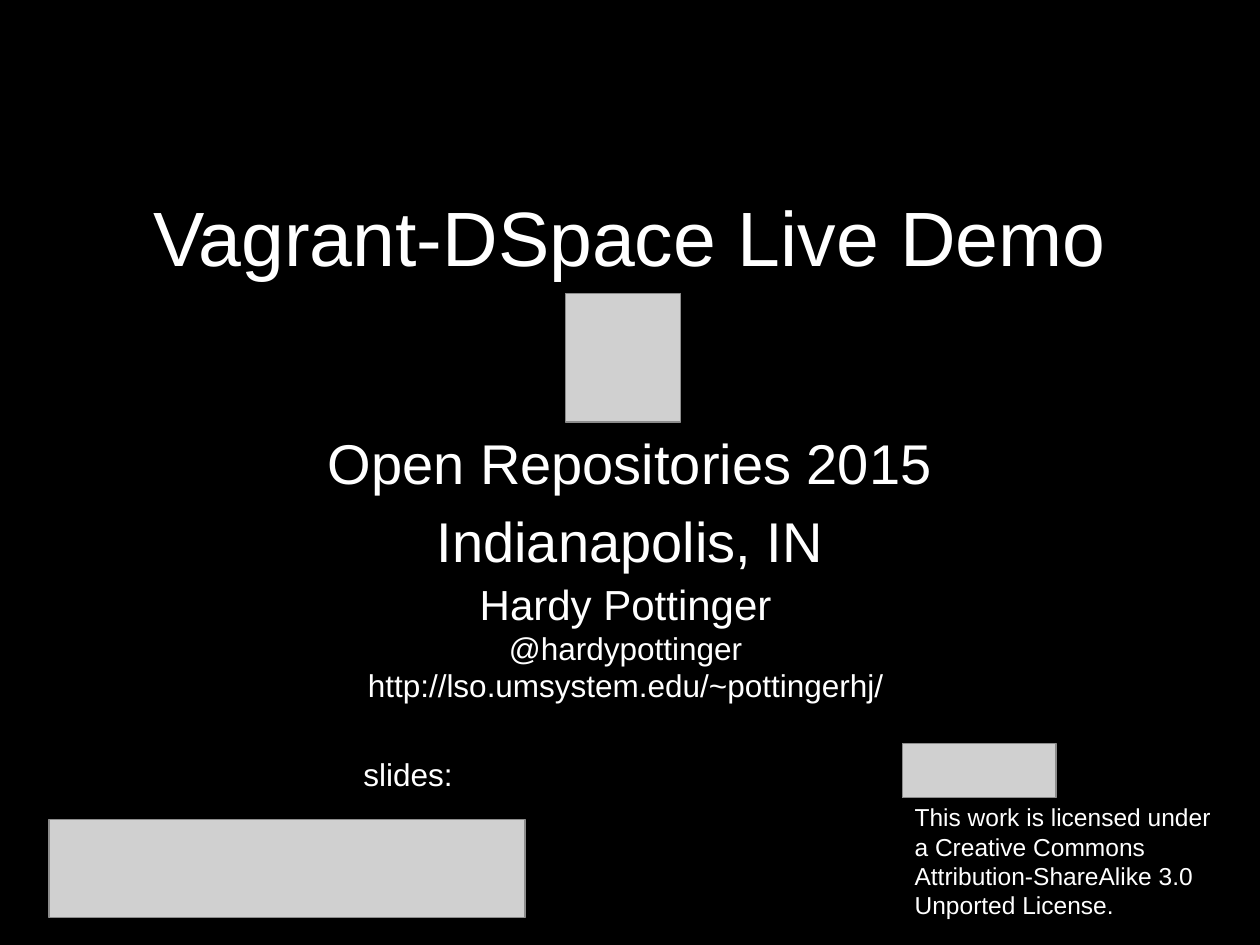
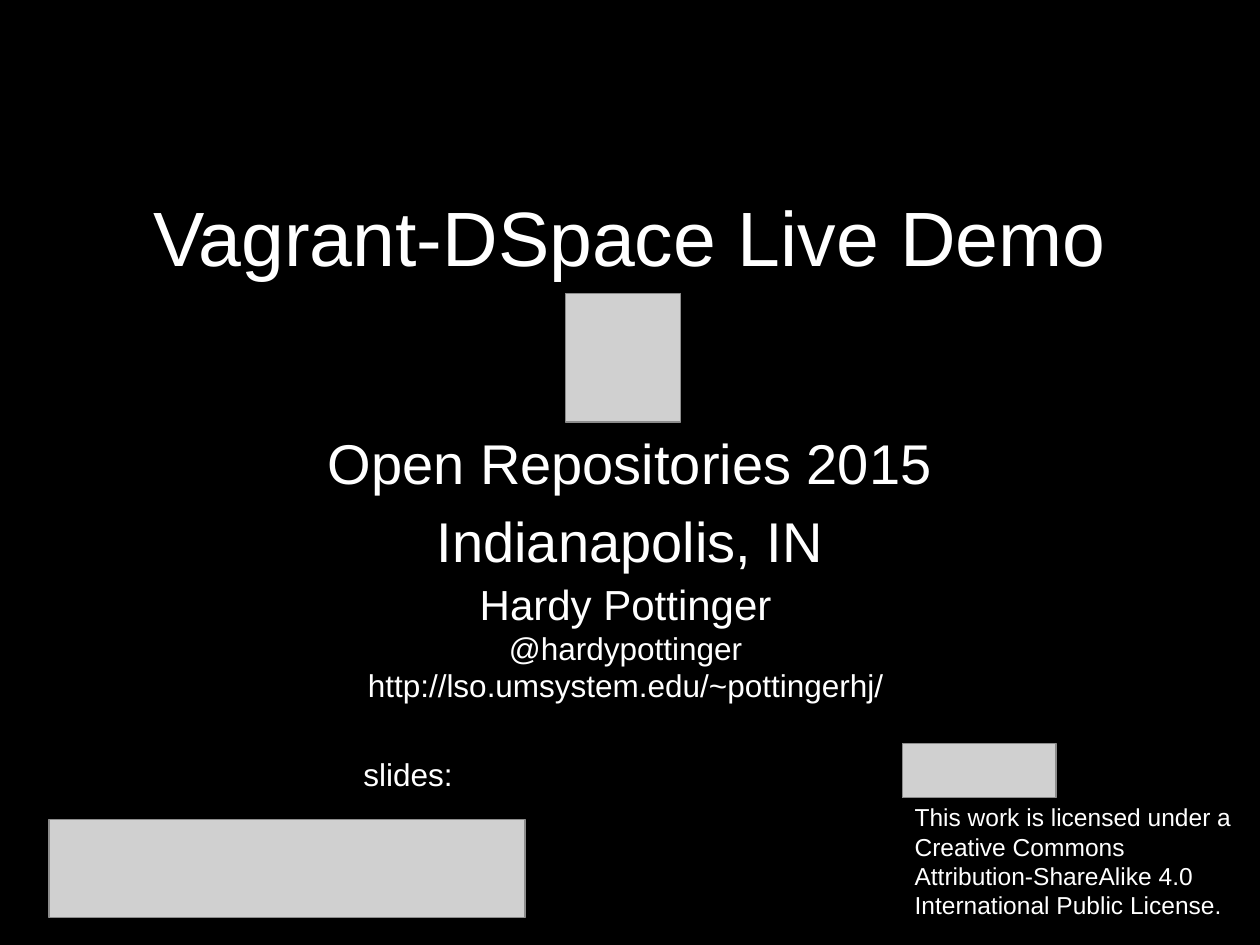
Before and after one commit to hardyoyo/or2015-live-demo-vagrant-dspace, a slide deck: slide 1 of intro_slides.odp. Drawn at 1260x945 pixels with LibreOffice and Linux fonts; fonts in the diff are those of the drawing; grey boxes stand for pictures. Boxes give left, top, right and bottom in pixels: in the first picture for what was removed or moved away, otherwise in the second. Text is boxed around its words. In the diff, an @@ line names an element or a change of style, - is before the commit and + after.

Commit message:
updating license, WIP for slides, will need to cut a bunch of stuff, but it's a good beginning

```diff
--- a/intro_slides.odp
+++ b/intro_slides.odp
@@ text at [915, 808, 1231, 915]: text changed @@
-This work is licensed under a Creative Commons Attribution-ShareAlike 3.0 Unported License.
+This work is licensed under a Creative Commons Attribution-ShareAlike 4.0 International Public License.
```
Also in this commit, not shown: 7 slides added, 1 slide removed, 1 other file.
